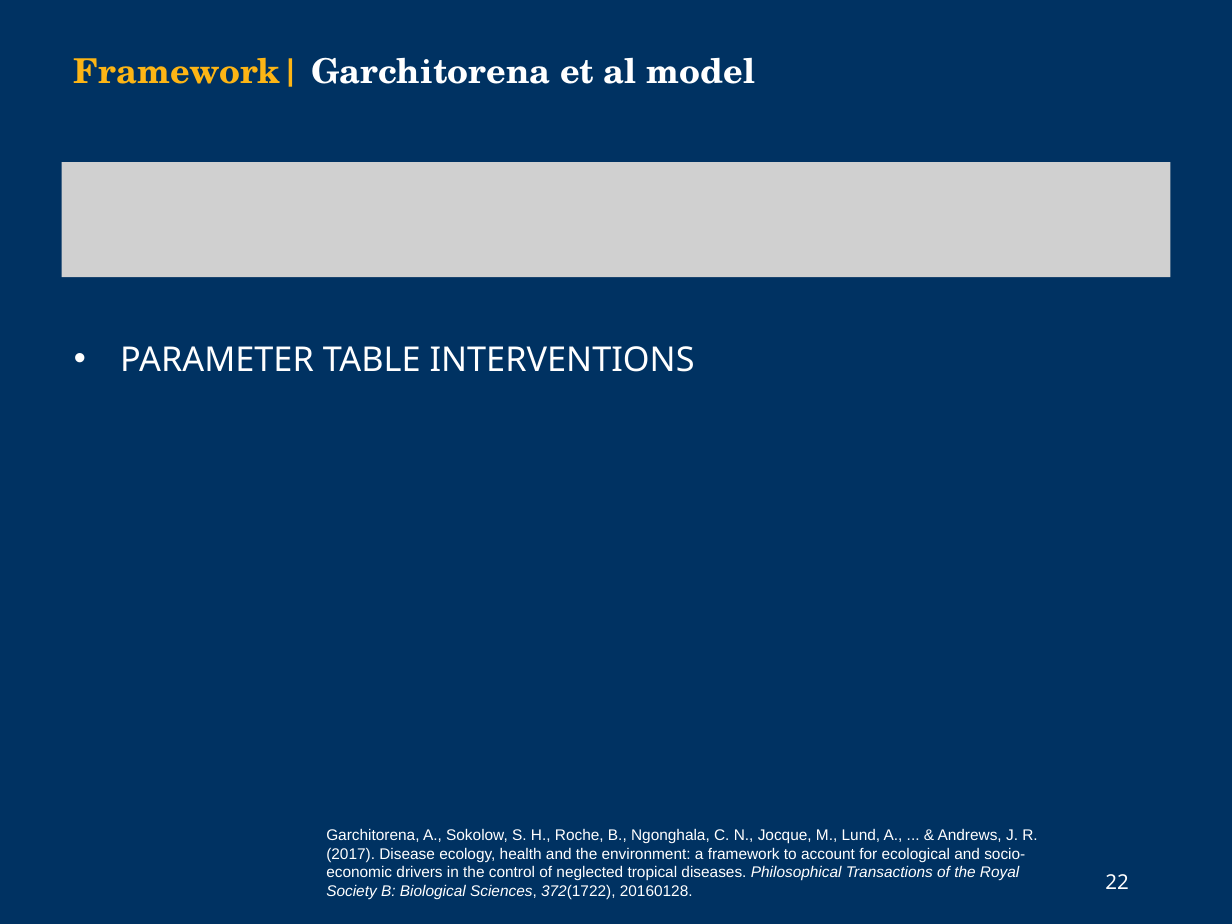
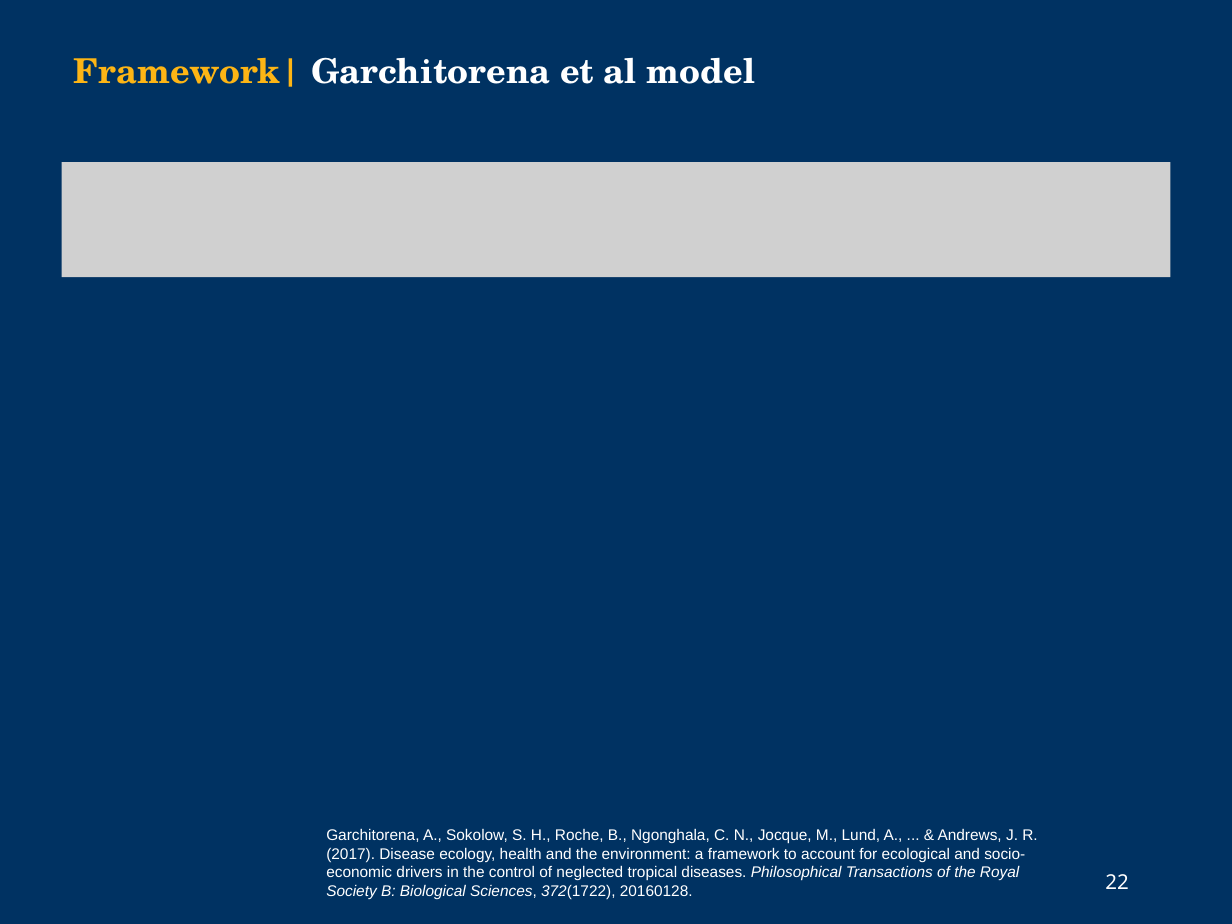
Before and after one commit to cmhoove14/DDNTD, a slide deck: slide 22 of Other/NIMBioS_2019.pptx. Drawn at 1232x924 pixels with LibreOffice and Linux fonts; fonts in the diff are those of the drawing; grey boxes stand for pictures; background and template pictures are left out. Boxes give left, top, right and bottom in pixels: in the first picture for what was removed or moved away, otherwise in the second. Text is boxed around its words. In the diff, an @@ line names an element or a change of style, - is before the commit and + after.

Commit message:
A few days of progress with new formulations of Reff and W bp estimation from model parameters, mean worm burden and infected snail prevalence. Some restructuring to separate age structured model functionsand age structured reproduction numbers and breakpoint estimation

```diff
--- a/Other/NIMBioS_2019.pptx
+++ b/Other/NIMBioS_2019.pptx
@@ text removed at <box>120,346,695,372</box> @@
-• PARAMETER TABLE INTERVENTIONS
```
Also in this commit, not shown: 5 other slides changed, 36 other files.
